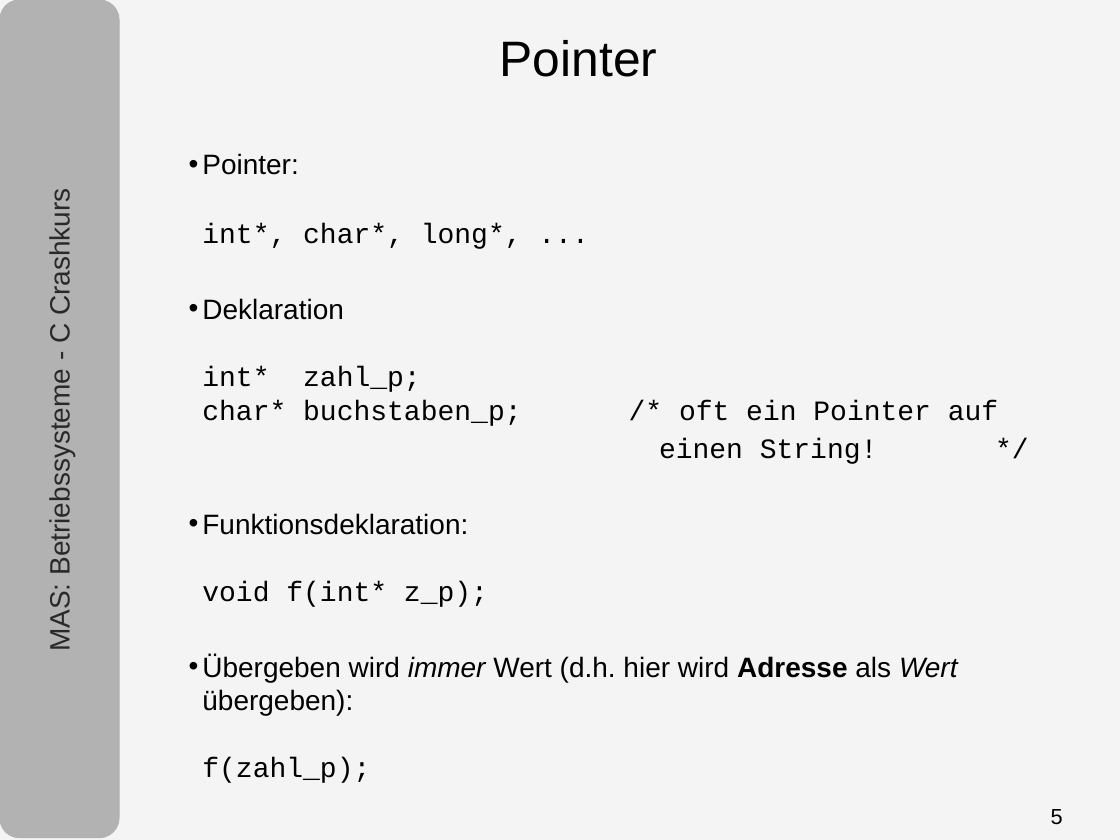
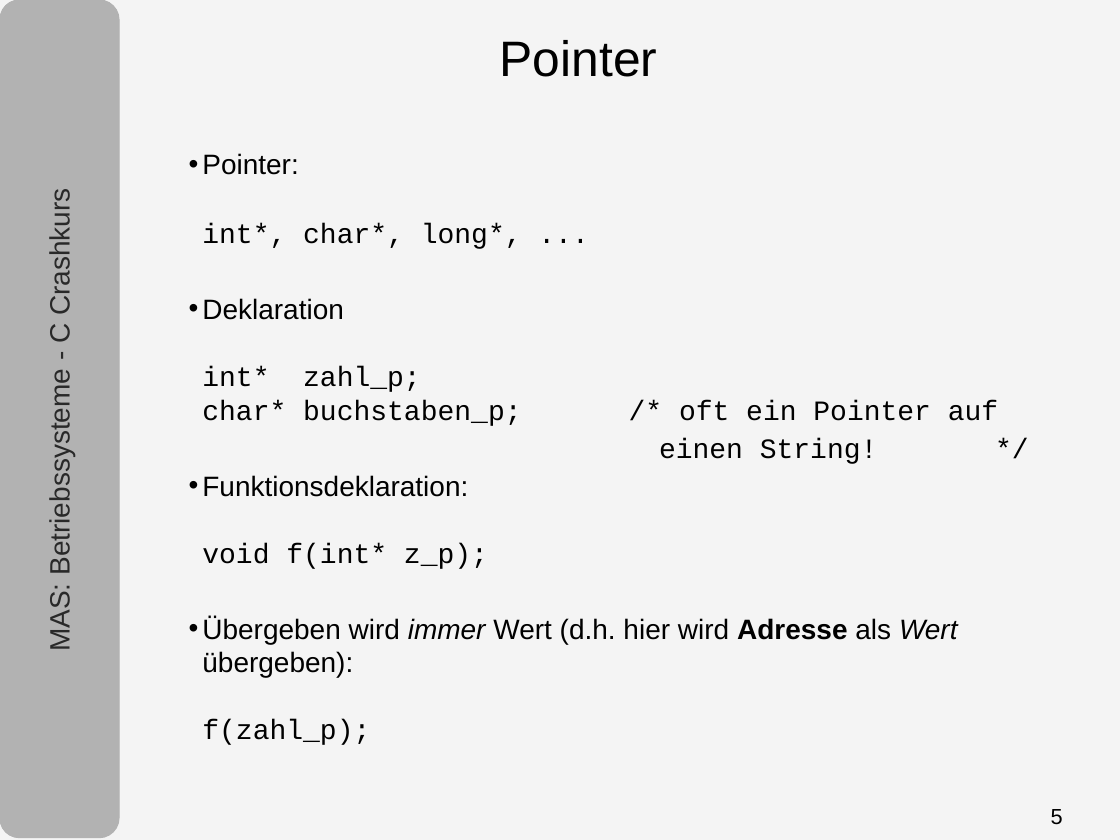
Before and after one commit to tpo/betriebssysteme, a slide deck: slide 5 of 05-1_C.odp. Drawn at 1120x840 pixels with LibreOffice and Linux fonts; fonts in the diff are those of the drawing. Boxes give left, top, right and bottom in pixels: in the first picture for what was removed or moved away, otherwise in the second. Text is boxed around its words. In the diff, an @@ line names an element or a change of style, - is before the commit and + after.

```diff
--- a/05-1_C.odp
+++ b/05-1_C.odp
@@ text "Pointer: int*, char*, long*, ..." rewrapped from bbox=[202, 153, 998, 783] to bbox=[202, 153, 998, 745] @@
```
Also in this commit, not shown: 7 other slides changed, 1 slide added.
